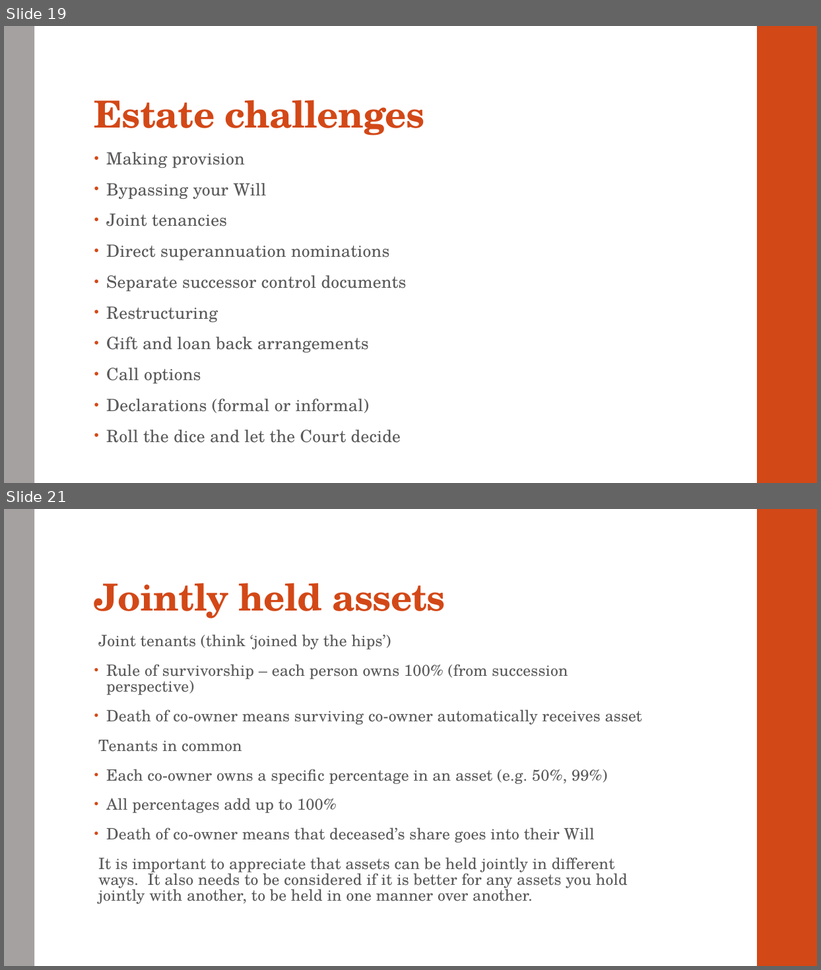
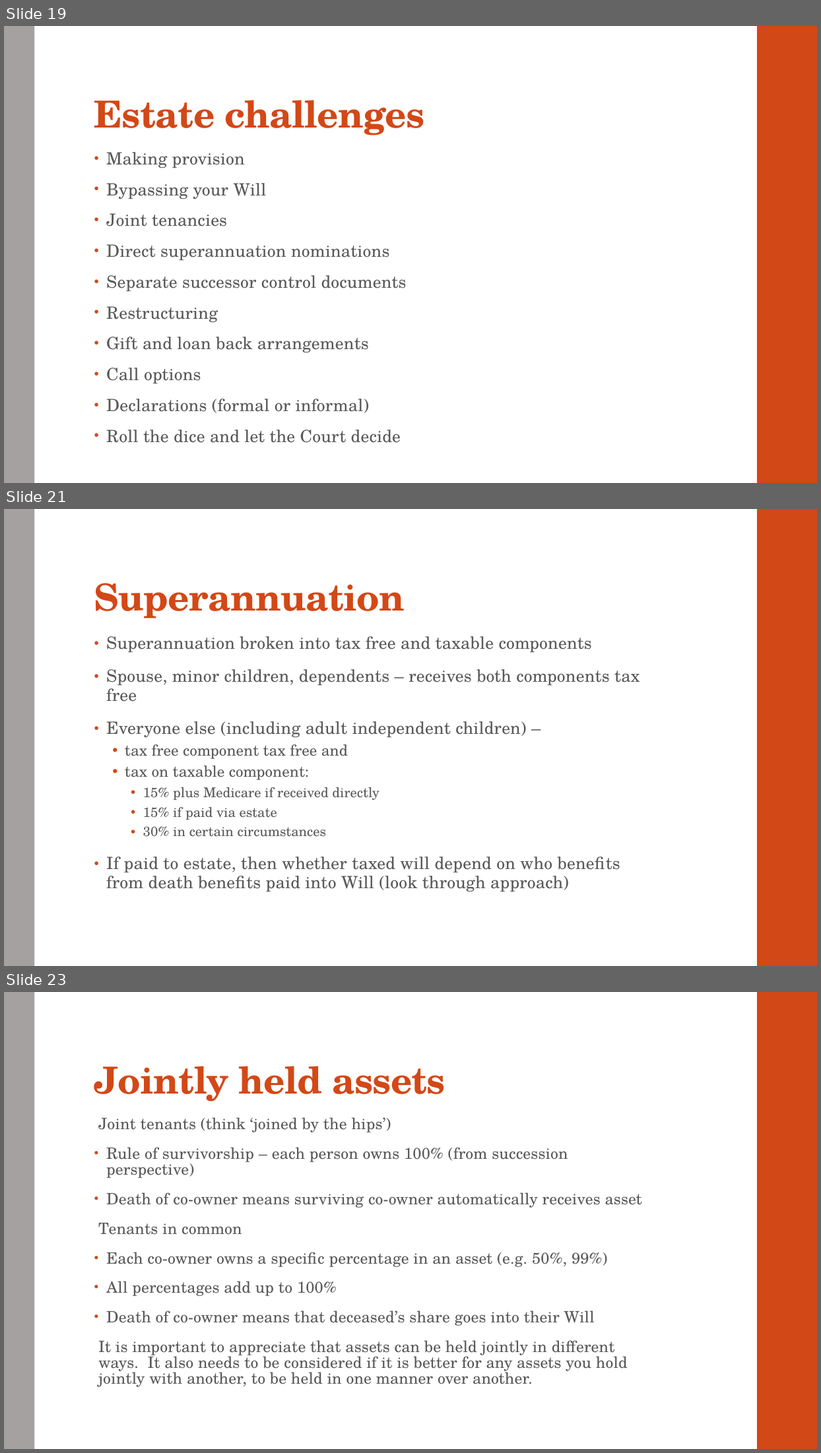
Before and after one commit to dariuschats/dariuschats.github.io, a slide deck: downloadables/other/Estate planning/Estate Planning Meeting Slides.pptx. Shown one above the other, each under a label of ours: slides 19 and 21 before the commit, slides 19, 21 and 23 after it; the slides between them are not shown. The pictures are 821x970 and 821x1453 pixels, drawn with LibreOffice and Linux fonts; fonts in the diff are those of the drawing. Boxes give left, top, right and bottom in pixels: in the first picture for what was removed or moved away, otherwise in the second. Text is boxed around its words. In the diff, an @@ line names an element or a change of style, - is before the commit and + after.

```diff
--- a/downloadables/other/Estate planning/Estate Planning Meeting Slides.pptx
+++ b/downloadables/other/Estate planning/Estate Planning Meeting Slides.pptx
@@ slide 21 added at [4, 509, 817, 966], background #FFFFFF; not listed: 2 template elements that a slide beside it also shows @@
@@ title added at [94, 583, 405, 619], 44 pt, text #D34817, bold @@
+Superannuation
@@ text added at [106, 636, 640, 892], 20 pt, text #595959 @@
+• Superannuation broken into tax free and taxable components
+• Spouse, minor children, dependents – receives both components tax free
+• Everyone else (including adult independent children) –
+  • tax free component tax free and
+  • tax on taxable component:
+    • 15% plus Medicare if received directly
+    • 15% if paid via estate
+    • 30% in certain circumstances
+• If paid to estate, then whether taxed will depend on who benefits from death benefits paid into Will (look through approach)
@@ what was slide 21 is now slide 23 @@
```
Also in this commit, not shown: 2 slides changed, 2 other slides added, 3 other files.
